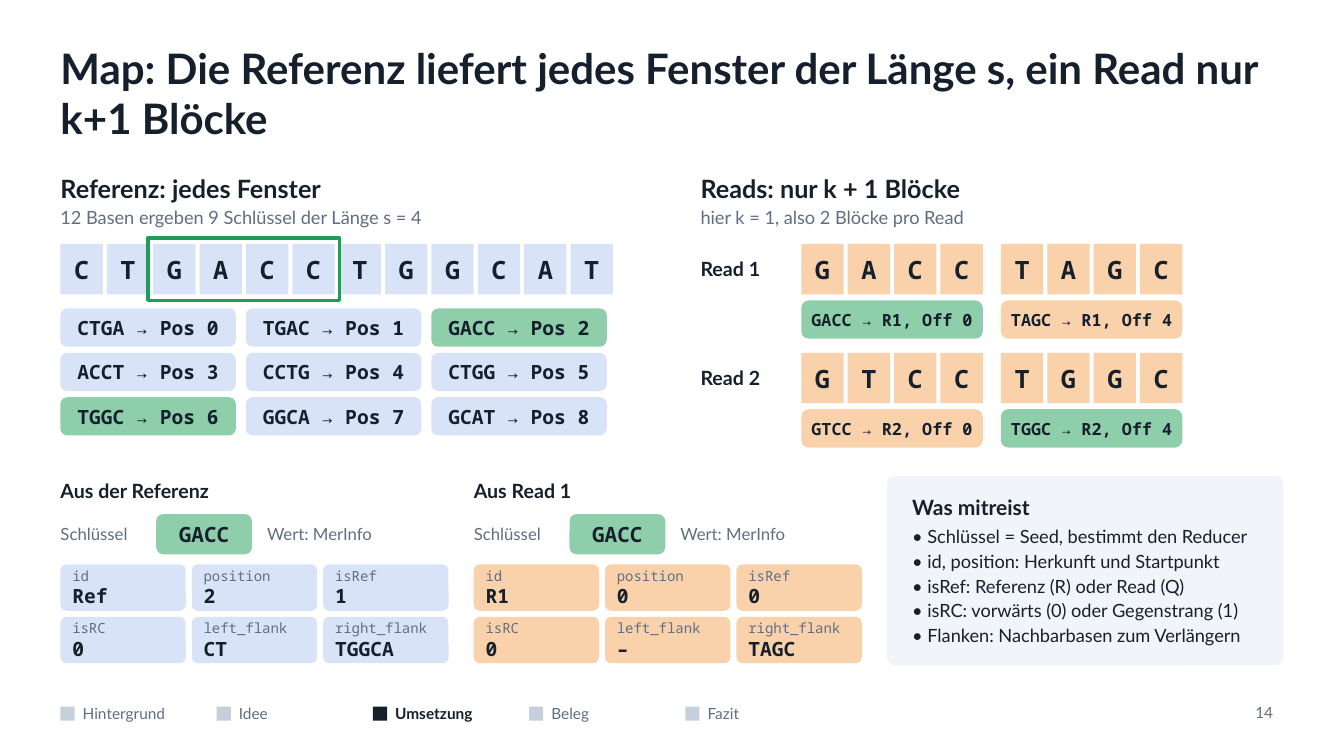
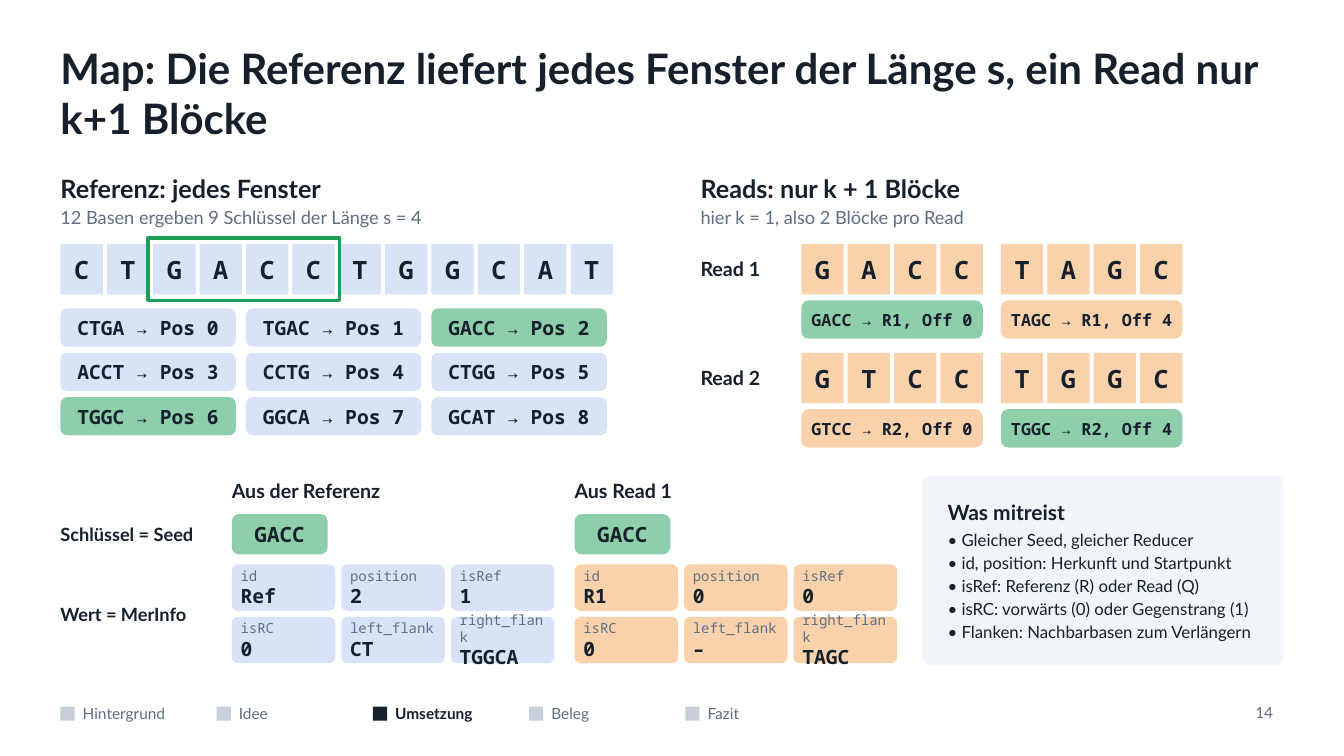
Before and after one commit to mawehl/BigData, a slide deck: slide 14 of CloudBurst_Vortrag.pptx. Drawn at 1344x756 pixels with LibreOffice and Linux fonts; fonts in the diff are those of the drawing. Boxes give left, top, right and bottom in pixels: in the first picture for what was removed or moved away, otherwise in the second. Text is boxed around its words. In the diff, an @@ line names an element or a change of style, - is before the commit and + after.

```diff
--- a/CloudBurst_Vortrag.pptx
+++ b/CloudBurst_Vortrag.pptx
@@ text "Aus der Referenz": place and size @@
-text "Aus der Referenz" at <box>60,483,209,498</box>
+text "Aus der Referenz" at <box>232,483,380,498</box>
@@ text "Aus Read 1": place and size @@
-text "Aus Read 1" at <box>474,483,571,498</box>
+text "Aus Read 1" at <box>575,483,672,498</box>
@@ rounded rectangle: place and size @@
-rounded rectangle at <box>887,476,1284,665</box>
+rounded rectangle at <box>923,476,1284,665</box>
@@ text "Was mitreist": place and size @@
-text "Was mitreist" at <box>912,499,1247,646</box>
+text "Was mitreist" at <box>948,504,1251,641</box>
@@ text at <box>60,527,194,541</box>: text changed; size 12 to 13 pt; text colour #5F6E82 to #16202C; bold on @@
-Schlüssel
+Schlüssel = Seed
@@ rounded rectangle "GACC": place and size @@
-rounded rectangle "GACC" at <box>156,514,252,555</box>
+rounded rectangle "GACC" at <box>232,514,328,555</box>
@@ text removed at <box>474,527,541,540</box> @@
-Schlüssel
@@ rounded rectangle "GACC": place and size @@
-rounded rectangle "GACC" at <box>570,514,665,555</box>
+rounded rectangle "GACC" at <box>575,514,670,555</box>
@@ text removed at <box>680,528,785,540</box> @@
-Wert: MerInfo
@@ text at <box>962,533,1193,549</box>: text changed; size 13 to 12 pt @@
-• Schlüssel = Seed, bestimmt den Reducer
+• Gleicher Seed, gleicher Reducer
@@ rounded rectangle "id": place and size @@
-rounded rectangle "id" at <box>60,565,186,611</box>
+rounded rectangle "id" at <box>232,565,336,611</box>
@@ rounded rectangle "position": place and size @@
-rounded rectangle "position" at <box>192,565,317,611</box>
+rounded rectangle "position" at <box>342,565,446,611</box>
@@ rounded rectangle "isRef": place and size @@
-rounded rectangle "isRef" at <box>324,565,449,611</box>
+rounded rectangle "isRef" at <box>451,565,555,611</box>
@@ rounded rectangle "id": place and size @@
-rounded rectangle "id" at <box>474,565,599,611</box>
+rounded rectangle "id" at <box>575,565,679,611</box>
@@ rounded rectangle "position": place and size @@
-rounded rectangle "position" at <box>605,565,730,611</box>
+rounded rectangle "position" at <box>685,565,788,611</box>
@@ rounded rectangle "isRef": place and size @@
-rounded rectangle "isRef" at <box>737,565,862,611</box>
+rounded rectangle "isRef" at <box>793,565,897,611</box>
@@ text at <box>962,556,1251,641</box>: size 13 to 12 pt in "• id, position: Herkunft und Startpunkt", "• isRef: Referenz (R) oder Read (Q)", "• isRC: vorwärts (0) oder Gegenstrang (1)", "• Flanken: Nachbarbasen zum Verlängern" @@
@@ text at <box>60,607,186,621</box>: text changed; size 12 to 13 pt; text colour #5F6E82 to #16202C; bold on @@
-Wert: MerInfo
+Wert = MerInfo
@@ rounded rectangle "isRC": place and size @@
-rounded rectangle "isRC" at <box>60,617,186,663</box>
+rounded rectangle "isRC" at <box>232,617,336,663</box>
@@ rounded rectangle "left_flank": place and size @@
-rounded rectangle "left_flank" at <box>192,617,317,663</box>
+rounded rectangle "left_flank" at <box>342,617,446,663</box>
@@ rounded rectangle "right_flank": place and size @@
-rounded rectangle "right_flank" at <box>324,617,449,663</box>
+rounded rectangle "right_flank" at <box>451,617,555,663</box>
@@ rounded rectangle "isRC": place and size @@
-rounded rectangle "isRC" at <box>474,617,599,663</box>
+rounded rectangle "isRC" at <box>575,617,679,663</box>
@@ rounded rectangle "left_flank": place and size @@
-rounded rectangle "left_flank" at <box>605,617,730,663</box>
+rounded rectangle "left_flank" at <box>685,617,788,663</box>
@@ rounded rectangle "right_flank": place and size @@
-rounded rectangle "right_flank" at <box>737,617,862,663</box>
+rounded rectangle "right_flank" at <box>793,617,897,663</box>
```
Also in this commit, not shown: 1 other file.
